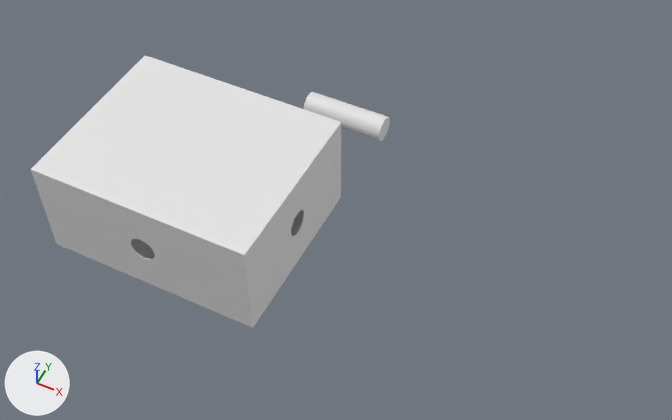
The Blender file blender/beehive.blend, before and after one commit.
Rendered twice from a 50 mm lens placed at (0.916, -1.136, 1.628), pointed at (0.315, 0.067, 0.125). Arrows for +X, +Y and +Z are at lower left; the lights stay in place.

The scene before the commit, as lines of its bpy script (objects in view):
```python
me_cube = bpy.data.meshes.new('Cube')
me_cube.from_pydata(...)  # 144 vertices, 80 faces; spans x -1.01..1.01, y -1.01..1.01, z -1.01..1.01
me_cube.materials.append(mat_material)  # white #e7e7e7
me_cylinder = bpy.data.meshes.new('Cylinder')
me_cylinder.from_pydata(...)  # a 32-sided cylinder along z spanning x -1.0..1.0, y -1.0..1.0, z -1.0..1.0
ob_cube = bpy.data.objects.new('Cube', me_cube)
ob_cube.location = (0.0, 0.0, 0.12)
ob_cube.scale = (0.254, 0.206, 0.12)
ob_cylinder = bpy.data.objects.new('Cylinder', me_cylinder)
ob_cylinder.location = (0.201, 0.35, 0.12)
ob_cylinder.rotation_euler = (1.571, 0.0, 1.571)  # degrees (90, 0, 90)
ob_cylinder.scale = (0.03, 0.03, 0.1)
```
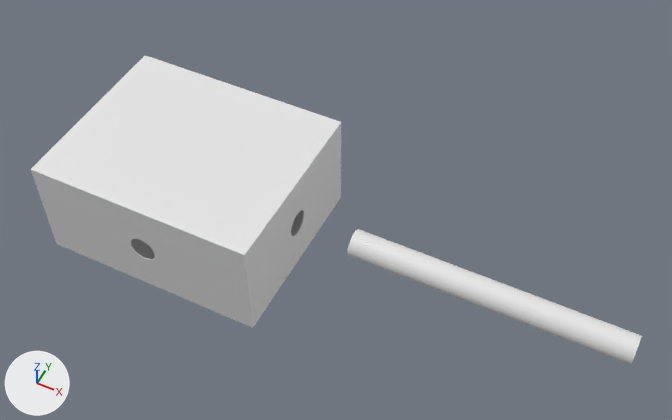
Commit message: position the pole

Changed parts and their boxes [x1, y1, x2, y2] in the pictures (672 x 420 px):
```json
{"object": "Cylinder", "change": "moved, rescaled", "before": [303, 92, 390, 141], "after": [347, 229, 642, 365], "on screen": "236% wider, 174% taller"}
```

The change, as JSON lines over the scene's bpy script:
```json
{"op": "set", "path": "ob_cylinder.location", "old": "(0.201, 0.35, 0.12)", "new": "(0.687, 0.005, 0.12)"}
{"op": "set", "path": "ob_cylinder.scale", "old": "(0.03, 0.03, 0.1)", "new": "(0.03, 0.03, 0.3)"}
```
